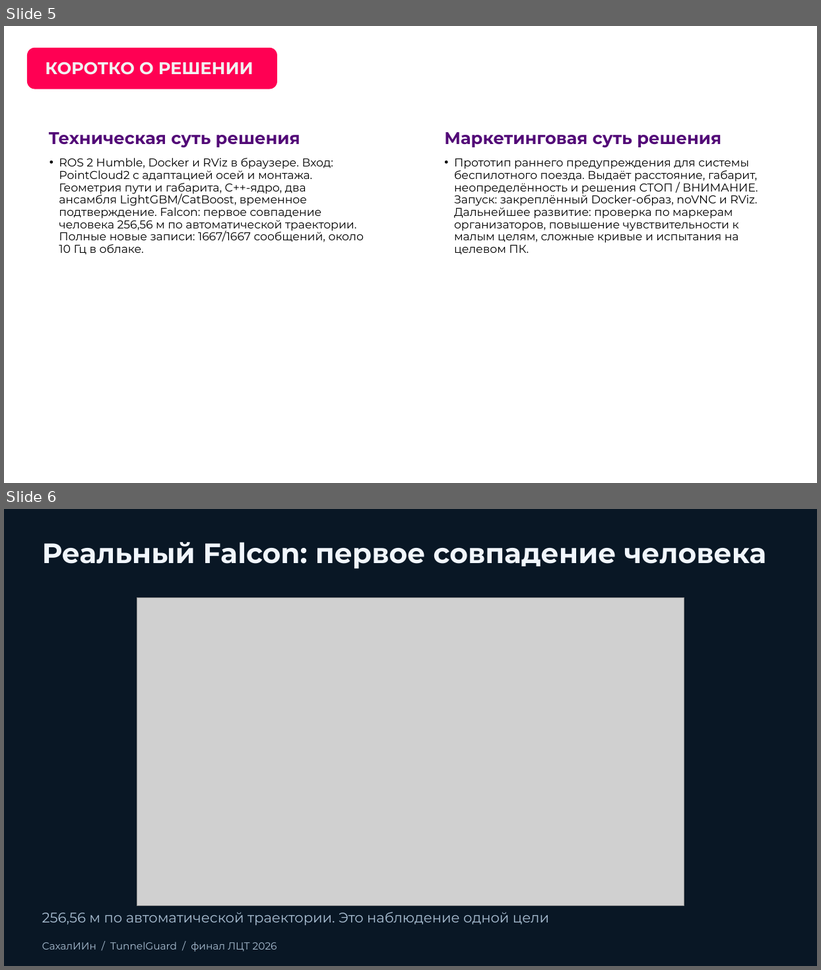
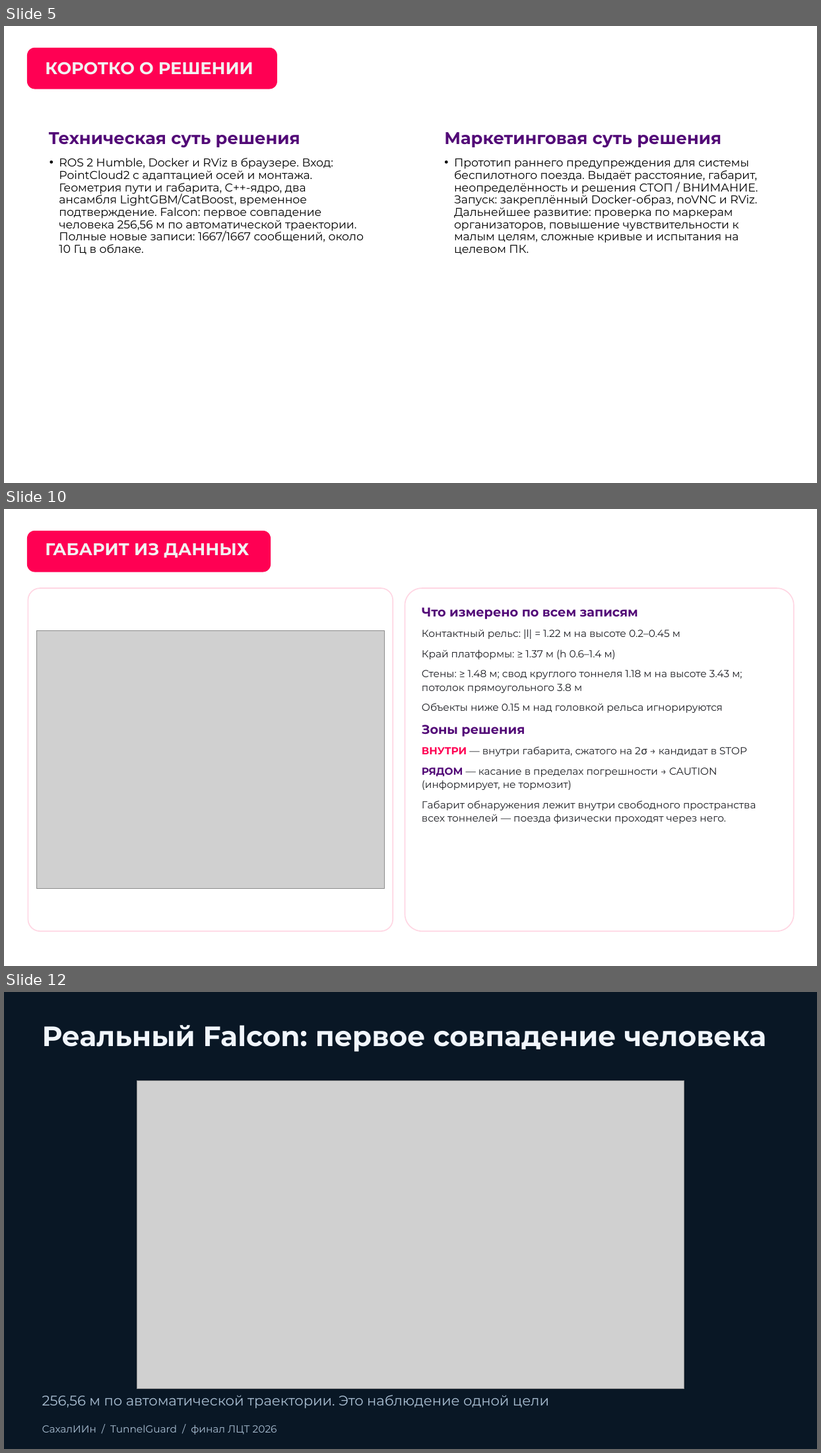
Before and after one commit to EhimenNathan/tunnelguard-lct2026, a slide deck: presentation/finals/СахалИИн_TunnelGuard_ЛЦТ2026_Финал_20261020_Подача.pptx. Shown one above the other, each under a label of ours: slides 5 and 6 before the commit, slides 5, 10 and 12 after it; the slides between them are not shown. The pictures are 821x970 and 821x1453 pixels, drawn with LibreOffice and Linux fonts; fonts in the diff are those of the drawing; grey boxes stand for pictures; background and template pictures are left out. Boxes give left, top, right and bottom in pixels: in the first picture for what was removed or moved away, otherwise in the second. Text is boxed around its words. In the diff, an @@ line names an element or a change of style, - is before the commit and + after.

```diff
--- a/presentation/finals/СахалИИн_TunnelGuard_ЛЦТ2026_Финал_20261020_Подача.pptx
+++ b/presentation/finals/СахалИИн_TunnelGuard_ЛЦТ2026_Финал_20261020_Подача.pptx
@@ slide 10 added at (4,509,817,966), background picture (left out) @@
@@ rounded rectangle added at (27,530,271,572), fill #FF0053 @@
@@ title added at (45,543,249,558), 20 pt, text #F2F2F2, bold @@
+ГАБАРИТ ИЗ ДАННЫХ
@@ rounded rectangle added at (28,588,393,931), fill #FFFFFF, outline #FFD6E3 1.25 pt @@
@@ rounded rectangle added at (405,588,794,931), fill #FFFFFF, outline #FFD6E3 1.25 pt @@
@@ text added at (422,607,756,824), 12 pt, text #1C1D22 @@
+Что измерено по всем записям
+Контактный рельс: |l| = 1.22 м на высоте 0.2–0.45 м
+Край платформы: ≥ 1.37 м (h 0.6–1.4 м)
+Стены: ≥ 1.48 м; свод круглого тоннеля 1.18 м на высоте 3.43 м; потолок прямоугольного 3.8 м
+Объекты ниже 0.15 м над головкой рельса игнорируются
+Зоны решения
+ВНУТРИ — внутри габарита, сжатого на 2σ → кандидат в STOP
+РЯДОМ — касание в пределах погрешности → CAUTION (информирует, не тормозит)
+Габарит обнаружения лежит внутри свободного пространства всех тоннелей — поезда физически проходят через него.
@@ picture added at (36,631,385,889) @@
@@ page number added at (765,933,803,957), 12 pt, text #FFFFFF @@
+10
@@ what was slide 6 is now slide 12 @@
```
Also in this commit, not shown: 5 other slides added, 1 slide removed, 13 other files.
